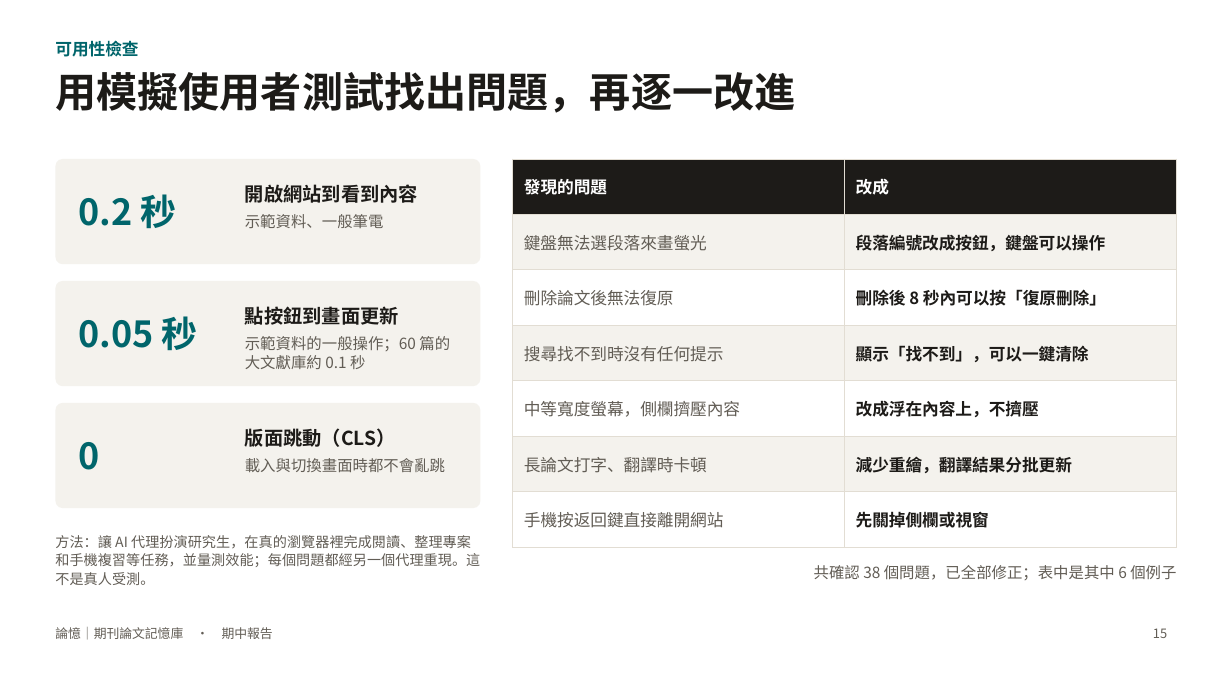
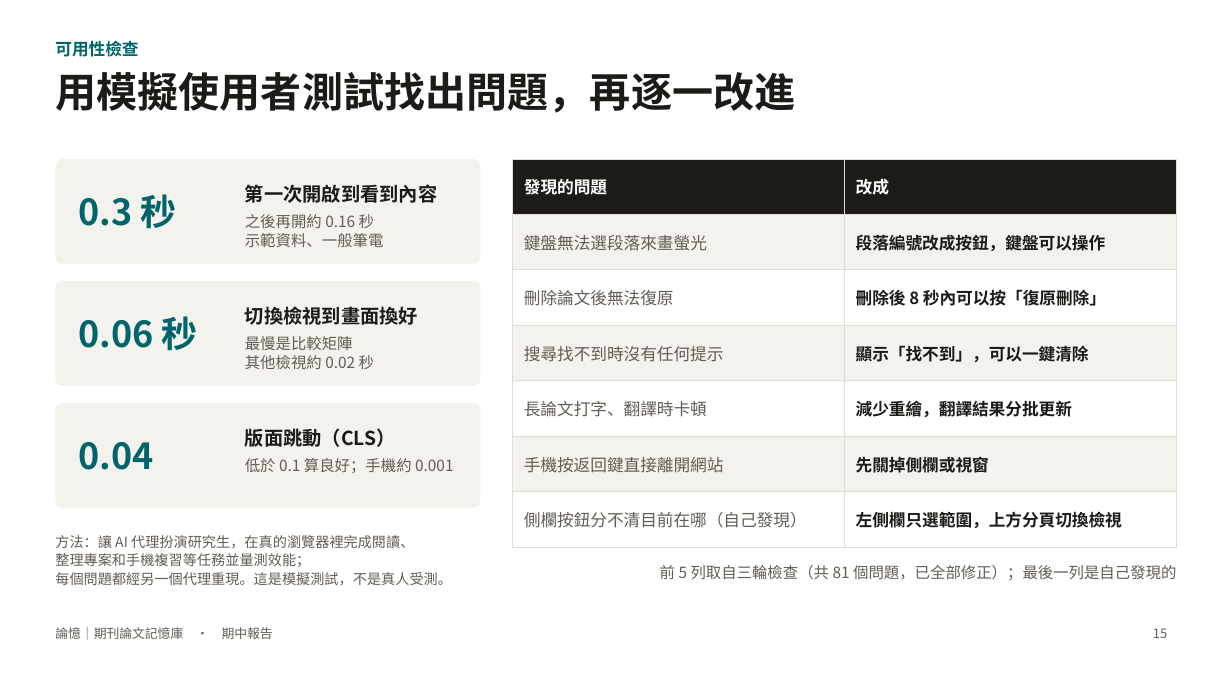
Before and after one commit to charleslin2003-prog/Journal-Article-Memory-Tool, a slide deck: slide 15 of docs/期中報告_論憶.pptx. Drawn at 1232x693 pixels with LibreOffice and Linux fonts; fonts in the diff are those of the drawing. Boxes give left, top, right and bottom in pixels: in the first picture for what was removed or moved away, otherwise in the second. Text is boxed around its words. In the diff, an @@ line names an element or a change of style, - is before the commit and + after.

```diff
--- a/docs/期中報告_論憶.pptx
+++ b/docs/期中報告_論憶.pptx
@@ table at box(513, 159, 1177, 532) @@
-row 5: 中等寬度螢幕，側欄擠壓內容 | 改成浮在內容上，不擠壓
+row 7: 側欄按鈕分不清目前在哪（自己發現） | 左側欄只選範圍，上方分頁切換檢視
@@ text at box(79, 194, 177, 229): text changed @@
-0.2 秒
+0.3 秒
@@ text at box(245, 184, 437, 203): text changed @@
-開啟網站到看到內容
+第一次開啟到看到內容
@@ text at box(245, 214, 374, 228): paragraph added @@
+之後再開約 0.16 秒
@@ text at box(79, 316, 198, 351): text changed @@
-0.05 秒
+0.06 秒
@@ text at box(245, 306, 418, 325): text changed @@
-點按鈕到畫面更新
+切換檢視到畫面換好
@@ text at box(245, 336, 374, 369): text changed @@
-示範資料的一般操作；60 篇的大文獻庫約 0.1 秒
+最慢是比較矩陣
+其他檢視約 0.02 秒
@@ text at box(79, 442, 154, 470): text changed @@
-0
+0.04
@@ text at box(245, 458, 453, 473): text changed @@
-載入與切換畫面時都不會亂跳
+低於 0.1 算良好；手機約 0.001
@@ text at box(55, 535, 452, 585): text changed @@
-方法：讓 AI 代理扮演研究生，在真的瀏覽器裡完成閱讀、整理專案和手機複習等任務，並量測效能；每個問題都經另一個代理重現。這不是真人受測。
+方法：讓 AI 代理扮演研究生，在真的瀏覽器裡完成閱讀、
+整理專案和手機複習等任務並量測效能；
+每個問題都經另一個代理重現。這是模擬測試，不是真人受測。
@@ text at box(660, 565, 1176, 580): text changed @@
-共確認 38 個問題，已全部修正；表中是其中 6 個例子
+前 5 列取自三輪檢查（共 81 個問題，已全部修正）；最後一列是自己發現的
```
Also in this commit, not shown: 13 other slides changed, 1 slide added, 1 slide removed, 17 other files.
